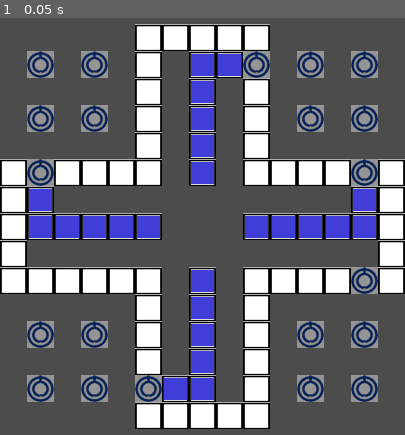
Above: before the commit, frame 1.
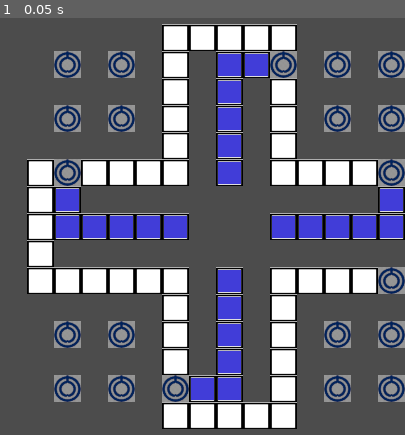
Above: after the commit, the same moment.

Repository: youcando2019/Godot3.1
Game: Godot game, scene res://main.tscn
Same seed, same stepped clock (60 frames per second), same inputs: the game is played once before the commit and once after it.
Inputs:
- Up to frame 1 (0.05 s): no input

The runs differ from the first frame. In frame 1, 47% of the frame differs, in the area x 0-100%, y 1-99%.

Commit message:
Some Work

Diff:
--- a/Grid/Grid.gd
+++ b/Grid/Grid.gd
@@ -1,4 +1,6 @@
 extends TileMap
+
+var road = 64
 
 var grid_size = Vector2(15, 15)
 var grid = []
@@ -8,10 +10,35 @@
 var RIGHT = Vector2(1, 0)
 
 func _ready():
+	TOP *= cell_size
+	DOWN *= cell_size
+	LEFT *= cell_size
+	RIGHT *= cell_size
+	position += RIGHT
+
 	for y in range(grid_size.y):
 		grid.append([])
 		for x in range(grid_size.x):
 			grid[y].append(null)
+	grid[8][1] = 1
+	grid[8][2] = 1
+	grid[8][3] = 1
+	grid[8][4] = 1
+	grid[8][5] = 1
+	grid[7][5] = 1
+	grid[6][5] = 1
+	grid[5][5] = 1
+	grid[4][5] = 1
+	grid[3][5] = 1
+	grid[3][6] = 1
+	grid[3][7] = 1
+	grid[3][8] = 1
+	grid[3][9] = 1
+	grid[4][9] = 1
+	grid[5][9] = 1
+	grid[6][9] = 1
+	grid[7][9] = 1
+	grid[8][9] = 1
 
 # Called every frame. 'delta' is the elapsed time since the previous frame.
 #func _process(delta):
